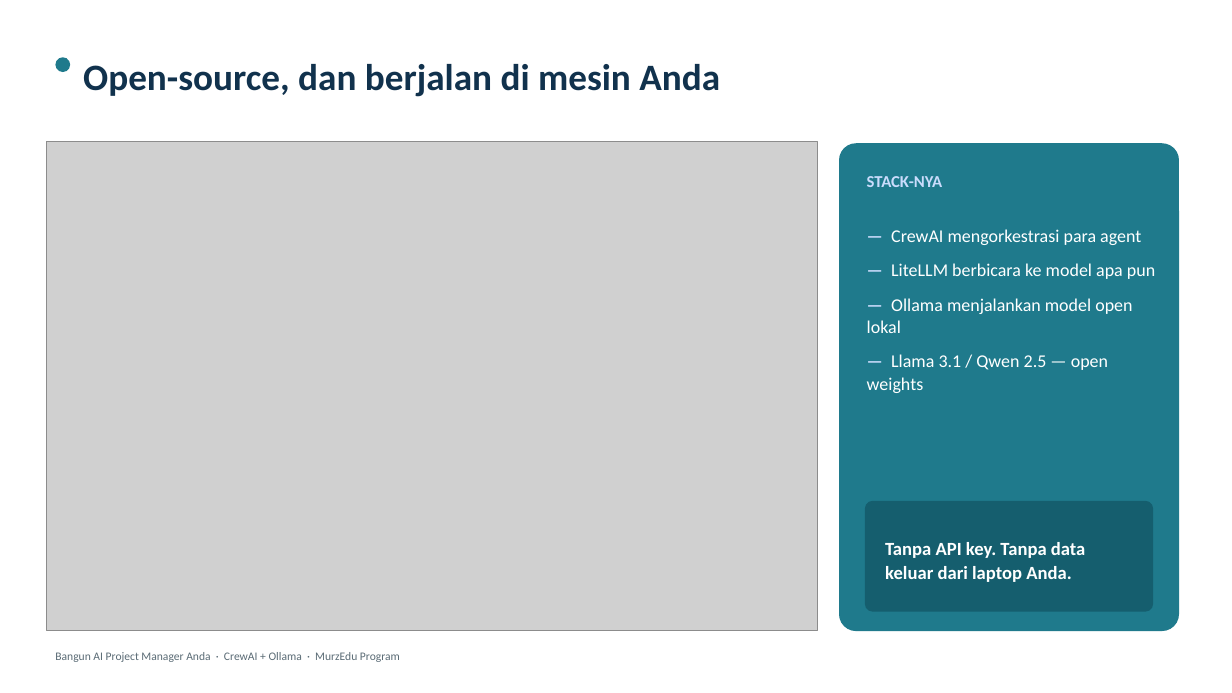
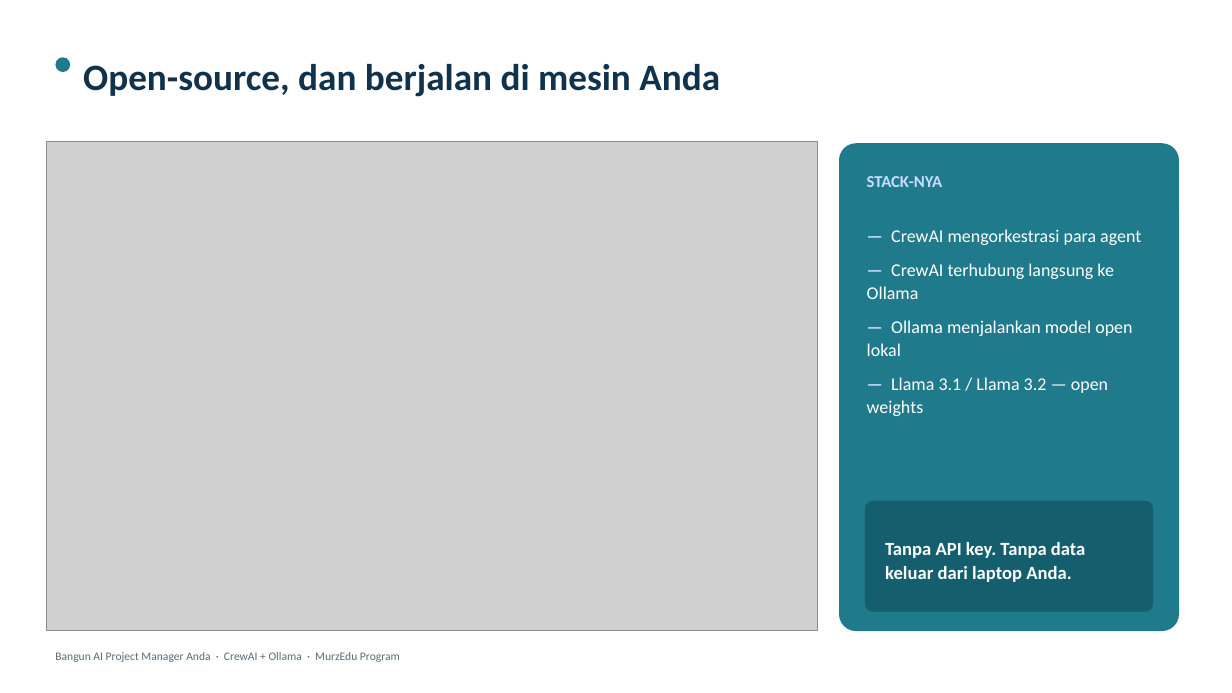
Before and after one commit to adepuu/ai-pm-workshop, a slide deck: slide 9 of MurzEdu_AI_Workshop_Package/01_Slide_Deck/AI_Project_Manager_Workshop_ID.pptx. Drawn at 1232x693 pixels with LibreOffice and Linux fonts; fonts in the diff are those of the drawing; grey boxes stand for pictures. Boxes give left, top, right and bottom in pixels: in the first picture for what was removed or moved away, otherwise in the second. Text is boxed around its words. In the diff, an @@ line names an element or a change of style, - is before the commit and + after.

```diff
--- a/MurzEdu_AI_Workshop_Package/01_Slide_Deck/AI_Project_Manager_Workshop_ID.pptx
+++ b/MurzEdu_AI_Workshop_Package/01_Slide_Deck/AI_Project_Manager_Workshop_ID.pptx
@@ text at <box>867,263,1114,299</box>: text changed @@
-— LiteLLM berbicara ke model apa pun
+— CrewAI terhubung langsung ke Ollama
@@ text at <box>867,377,1108,416</box>: text changed @@
-— Llama 3.1 / Qwen 2.5 — open weights
+— Llama 3.1 / Llama 3.2 — open weights
```
Also in this commit, not shown: 9 other slides changed, 28 other files.
